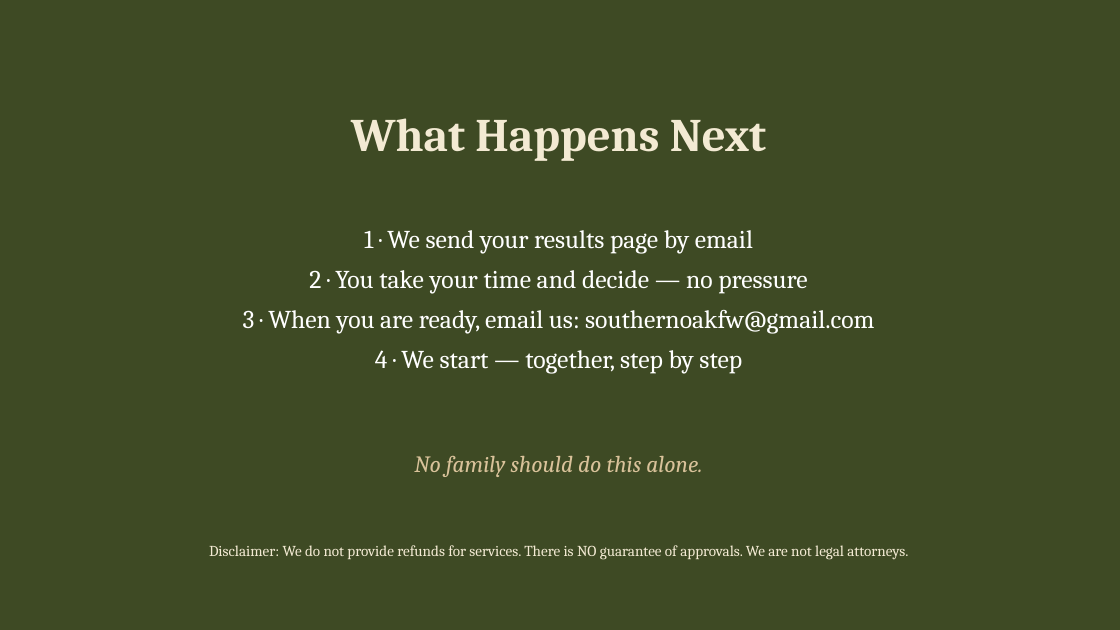
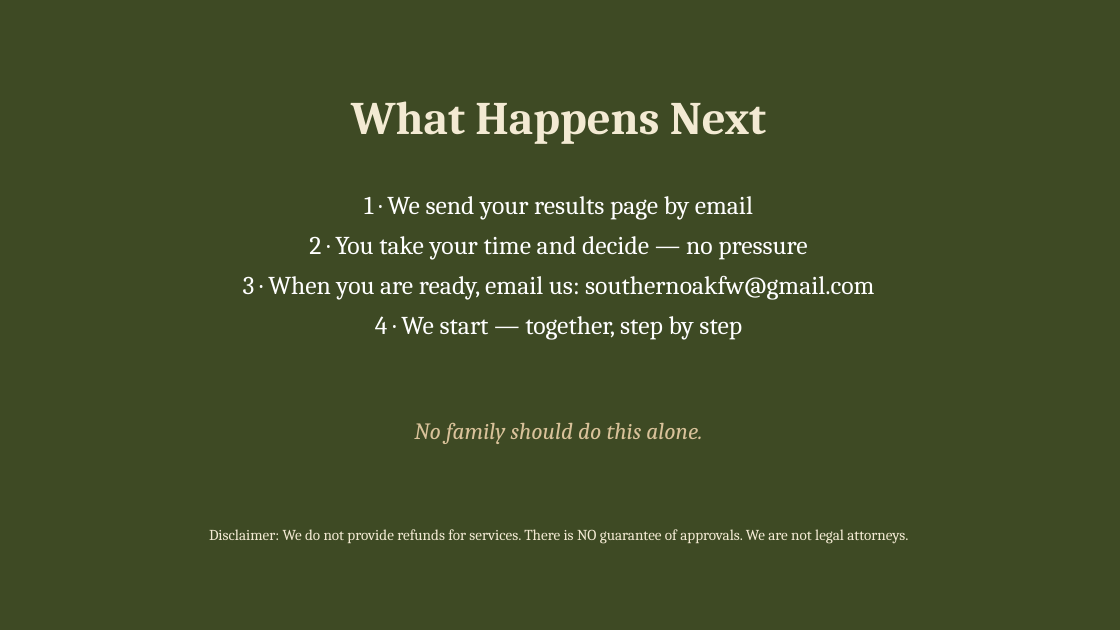
Before and after one commit to southernoakfw-ja/southernoakfw-ja.github.io, a slide deck: slide 16 of assets/Southern-Oak-What-We-Do.pptx (slide 12 before the commit). Drawn at 1120x630 pixels with LibreOffice and Linux fonts; fonts in the diff are those of the drawing. Boxes give left, top, right and bottom in pixels: in the first picture for what was removed or moved away, otherwise in the second. Text is boxed around its words. In the diff, an @@ line names an element or a change of style, - is before the commit and + after.

Commit message:
What We Do deck — 15-minute version, one $399 package

```diff
--- a/assets/Southern-Oak-What-We-Do.pptx
+++ b/assets/Southern-Oak-What-We-Do.pptx
@@ text "What Happens Next": place and size @@
-text "What Happens Next" at [351,118,766,161]
+text "What Happens Next" at [351,101,766,144]
@@ text "1 · We send your ...": place and size @@
-text "1 · We send your ..." at [243,230,874,374]
+text "1 · We send your ..." at [243,196,874,340]
@@ text "No family should do this ...": place and size @@
-text "No family should do this ..." at [414,456,702,477]
+text "No family should do this ..." at [414,423,702,444]
@@ text "Disclaimer: We do not provide ...": place and size @@
-text "Disclaimer: We do not provide ..." at [209,545,908,560]
+text "Disclaimer: We do not provide ..." at [209,529,908,544]
```
Also in this commit, not shown: 3 other slides changed, 4 slides added.
